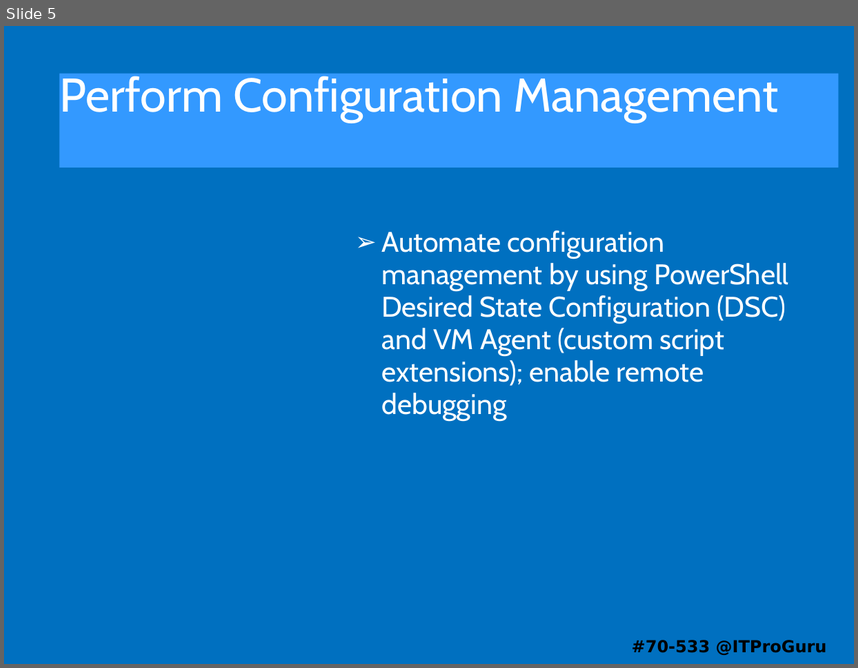
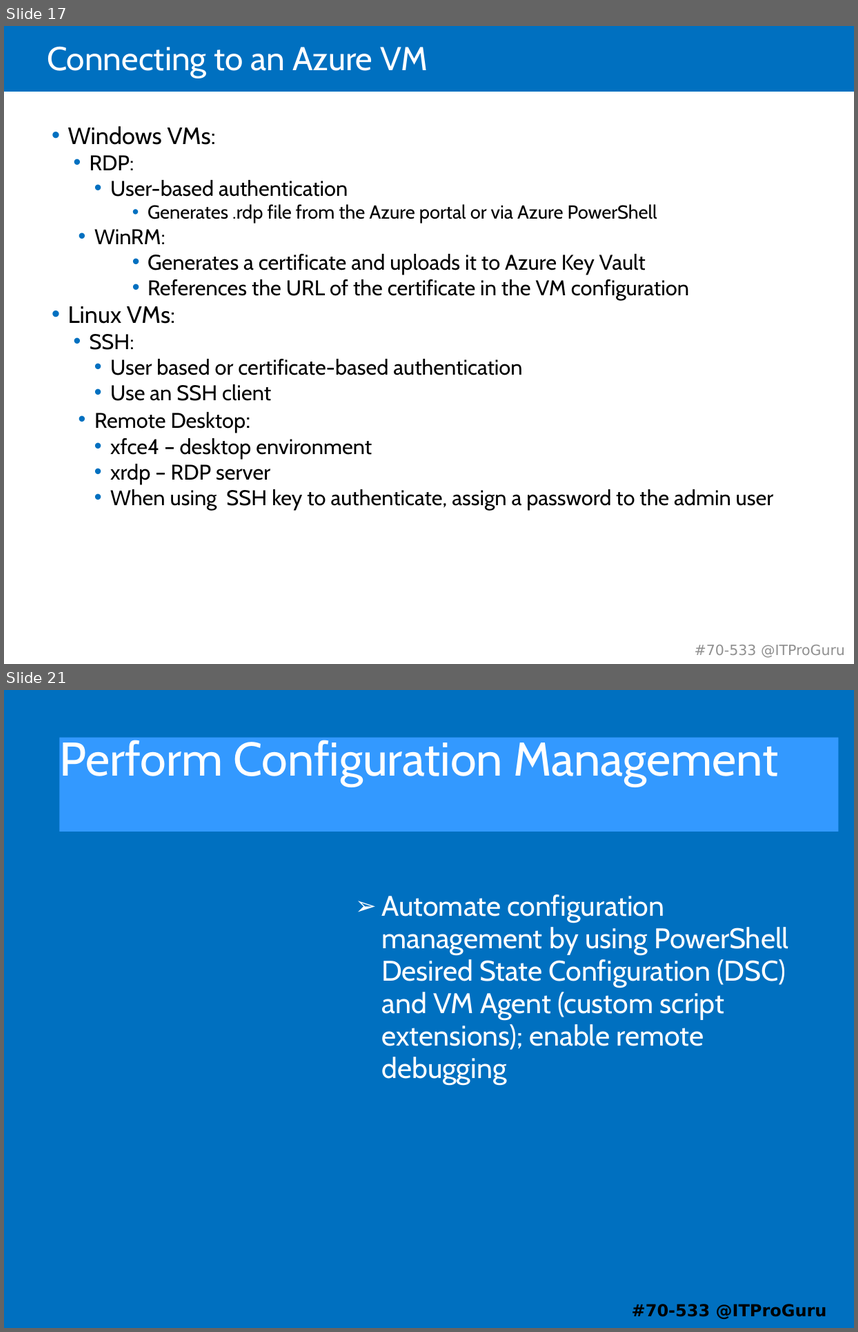
Before and after one commit to guruskill/70-533, a slide deck: 70-533-02-Compute.pptx. Shown one above the other, each under a label of ours: slide 5 before the commit, slides 17 and 21 after it; the slides between them are not shown. The pictures are 858x668 and 858x1332 pixels, drawn with LibreOffice and Linux fonts; fonts in the diff are those of the drawing. Boxes give left, top, right and bottom in pixels: in the first picture for what was removed or moved away, otherwise in the second. Text is boxed around its words. In the diff, an @@ line names an element or a change of style, - is before the commit and + after.

```diff
--- a/70-533-02-Compute.pptx
+++ b/70-533-02-Compute.pptx
@@ slide 17 added at box(4, 26, 854, 664), background #FFFFFF @@
@@ rectangle added at box(4, 26, 854, 92), fill #0070C0 @@
@@ title added at box(47, 46, 428, 78), 28 pt, text #FFFFFF @@
+Connecting to an Azure VM
@@ text added at box(68, 126, 774, 509), 18 pt, text #000000 @@
+• Windows VMs:
+  • RDP:
+    • User-based authentication
+      • Generates .rdp file from the Azure portal or via Azure PowerShell
+    • WinRM:
+      • Generates a certificate and uploads it to Azure Key Vault
+      • References the URL of the certificate in the VM configuration
+• Linux VMs:
+  • SSH:
+    • User based or certificate-based authentication
+    • Use an SSH client
+    • Remote Desktop:
+    • xfce4 – desktop environment
+    • xrdp – RDP server
+    • When using SSH key to authenticate, assign a password to the admin user
@@ text added at box(695, 644, 845, 657), 12 pt, text #909090 @@
+#70-533 @ITProGuru
@@ what was slide 5 is now slide 21 @@
```
Also in this commit, not shown: 2 slides changed, 69 other slides added, 4 other files.
